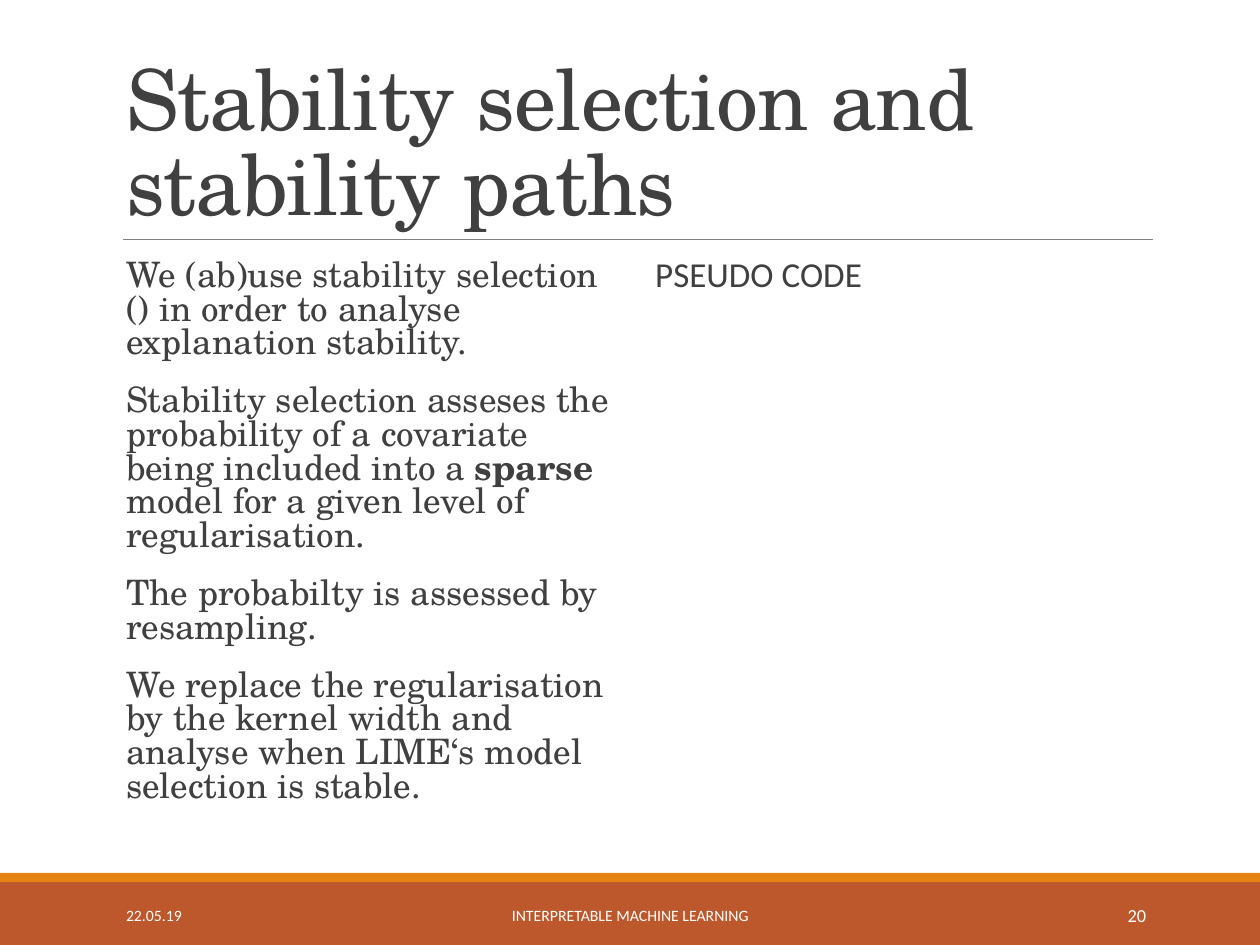
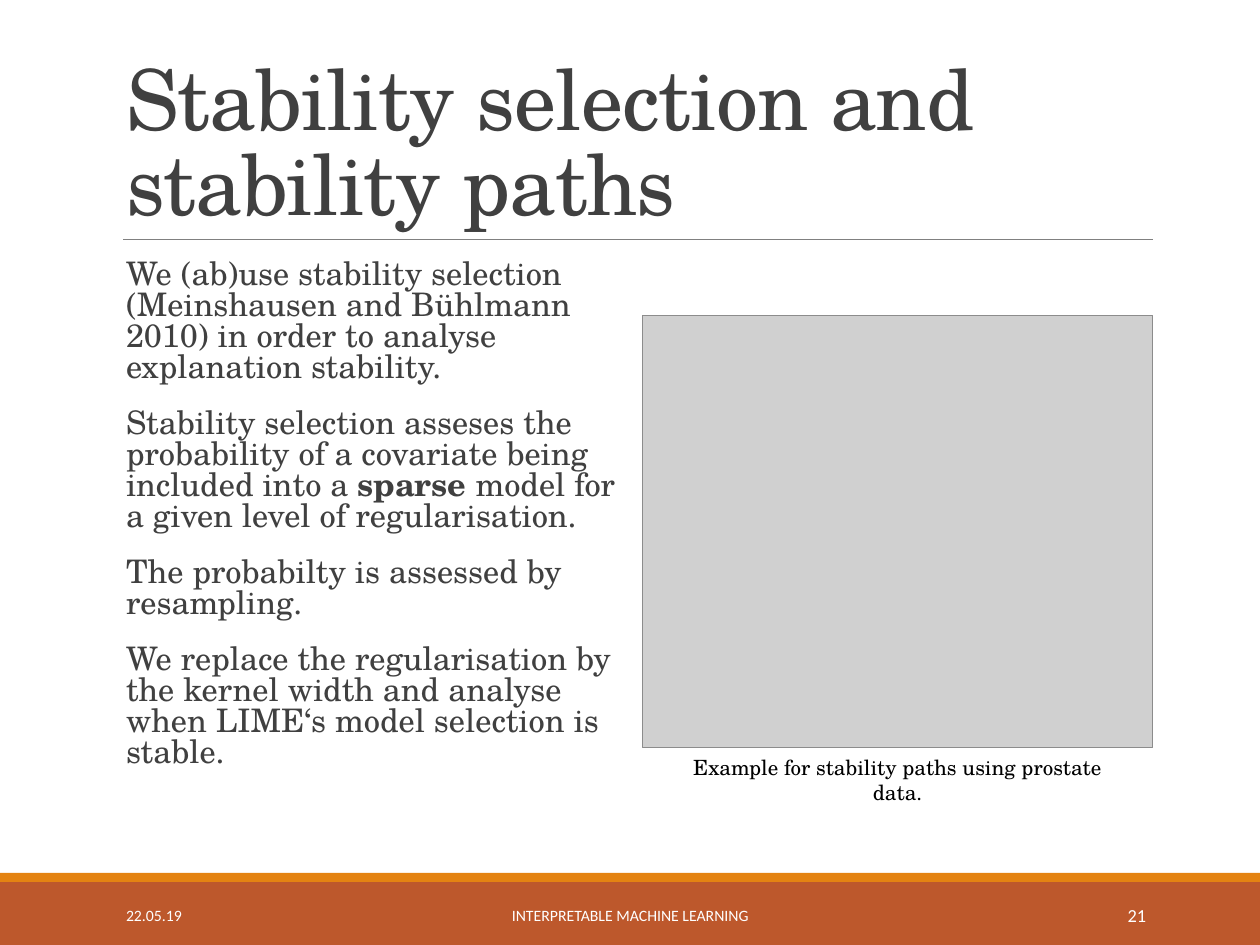
Before and after one commit to slds-lmu/iml_methods_limitations, a slide deck: slide 22 of Slides/LIME-neighbourhood.pptx (slide 21 before the commit). Drawn at 1260x945 pixels with LibreOffice and Linux fonts; fonts in the diff are those of the drawing; grey boxes stand for pictures. Boxes give left, top, right and bottom in pixels: in the first picture for what was removed or moved away, otherwise in the second. Text is boxed around its words. In the diff, an @@ line names an element or a change of style, - is before the commit and + after.

Commit message:
Created r references, only 1 slide missing, to do: CV and rewrite real data section with new plots

```diff
--- a/Slides/LIME-neighbourhood.pptx
+++ b/Slides/LIME-neighbourhood.pptx
@@ text at [126,261,570,385]: text changed; size 20 to 18.5 pt @@
-  We (ab)use stability selection () in order to analyse explanation stability.
+  We (ab)use stability selection (Meinshausen and Bühlmann 2010) in order to analyse explanation stability.
@@ text removed at [655,264,862,288] @@
-  PSEUDO CODE
@@ picture added at [643,315,1153,747] @@
@@ text at [126,410,615,764]: size 20 to 18.5 pt in "Stability selection asseses the probability of a ...", "The probabilty is assessed by resampling.", "We replace the regularisation by the kernel ..." @@
@@ text added at [693,759,1101,801], 12 pt, text #000000 @@
+Example for stability paths using prostate data.
@@ page number at [1128,910,1147,922]: text changed @@
-20
+21
```
Also in this commit, not shown: 12 other slides changed, 3 slides added, 5 other files.
